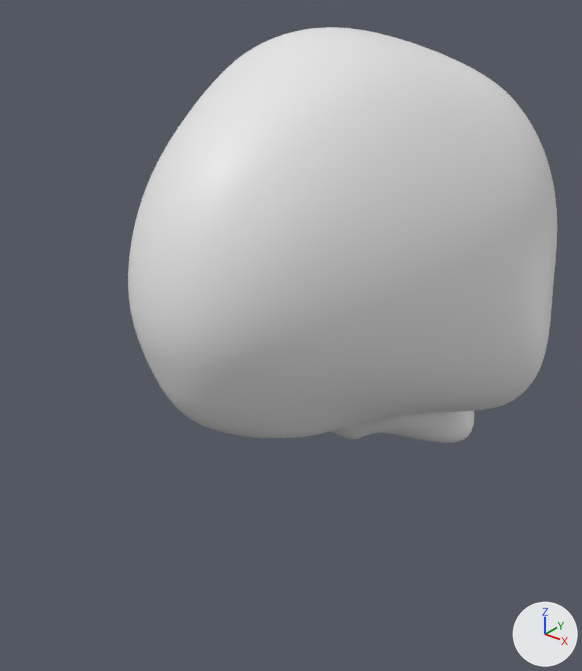
A saved change to the Blender file 3ejaars/2023-2024/ART/watdekanker.blend.
Before and after are seen from a 50 mm camera at (1.86, -1.58, 4.52) aimed at (-0.44, 1.3, 2.73). The lights are fixed; the arrows at lower right show +X, +Y and +Z.

Before the edit, the objects in view are built like this:
```python
me_icosphere_002 = bpy.data.meshes.new('Icosphere.002')
me_icosphere_002.from_pydata(...)  # 10242 vertices, 20480 faces; spans x -1.78..2.07, y -1.75..1.75, z -2.32..2.27
me_icosphere_002.polygons.foreach_set('use_smooth', [True] * 20480)
ob_icosphere = bpy.data.objects.new('Icosphere', me_icosphere_002)
ob_icosphere.location = (0.0, 1.017, 3.181)
ob_icosphere.rotation_euler = (0.0, 0.0927, -158.7)  # degrees (0, 5.3, 267)
ob_icosphere.scale = (0.465, 0.465, 0.465)
```
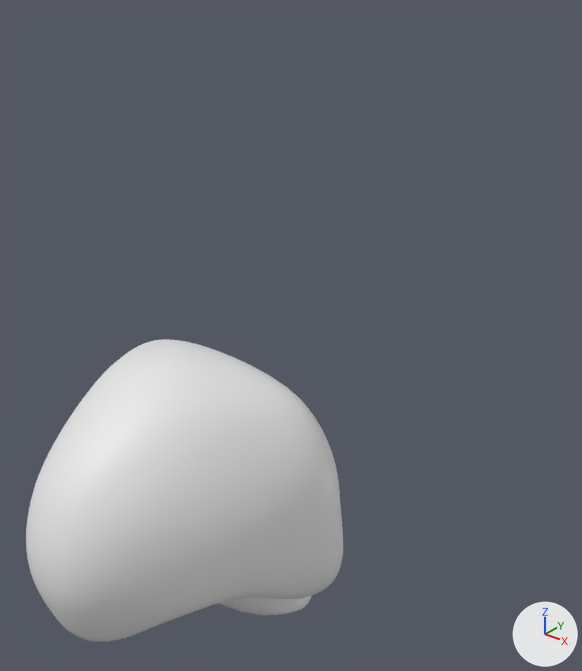
Where the change shows, as pixel boxes (x1, y1, x2, y2) in the pictures (582 x 671 px; the box of a moved part takes in the faces that stretch with it):
'Icosphere', reshaped, moved (26% narrower, 27% shorter): before (128, 27, 557, 443); after (26, 339, 343, 642)
part 1 of me_icosphere_002, moved or reshaped: before (128, 243, 520, 443); after (26, 527, 326, 642)

What changed in the scene script:
```text
Change me_icosphere_002:
    used by ob_icosphere; location = (0.0, 1.017, 3.181); rotation_euler = (0.0, 0.0927, -158.7), in degrees (0, 5.3, 267); scale = (0.465, 0.465, 0.465)
    remove me_icosphere_002.from_pydata(...)  # 10242 vertices, 20480 faces; spans x -1.78..2.07, y -1.75..1.75, z -2.32..2.27
    add me_icosphere_002.from_pydata(...)  # 10242 vertices, 20480 faces; spans x -1.95..2.05, y -1.75..1.75, z -2.32..2.27
    me_icosphere_002 part 1: 5613 of 10242 vertices moved; they spanned x -1.78..2.07, y -1.6..1.6, z -2.32..1.02 and now span x -1.95..2.05, y -1.6..1.6, z -2.32..1.01; mean shift (-0.07, 0.0, 0.05); largest move (-1.08, -0.77, -0.06) -> (0.51, -0.55, 0.24)
Change ob_icosphere:
    ob_icosphere.location: (0.0, 1.017, 3.181) -> (-1.016, 1.017, 1.48)
```
